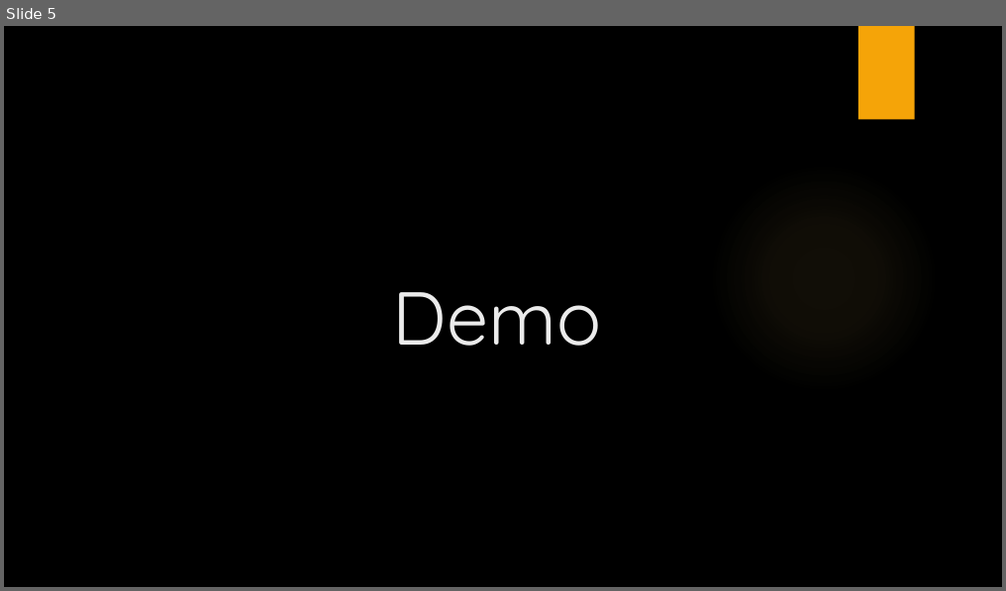
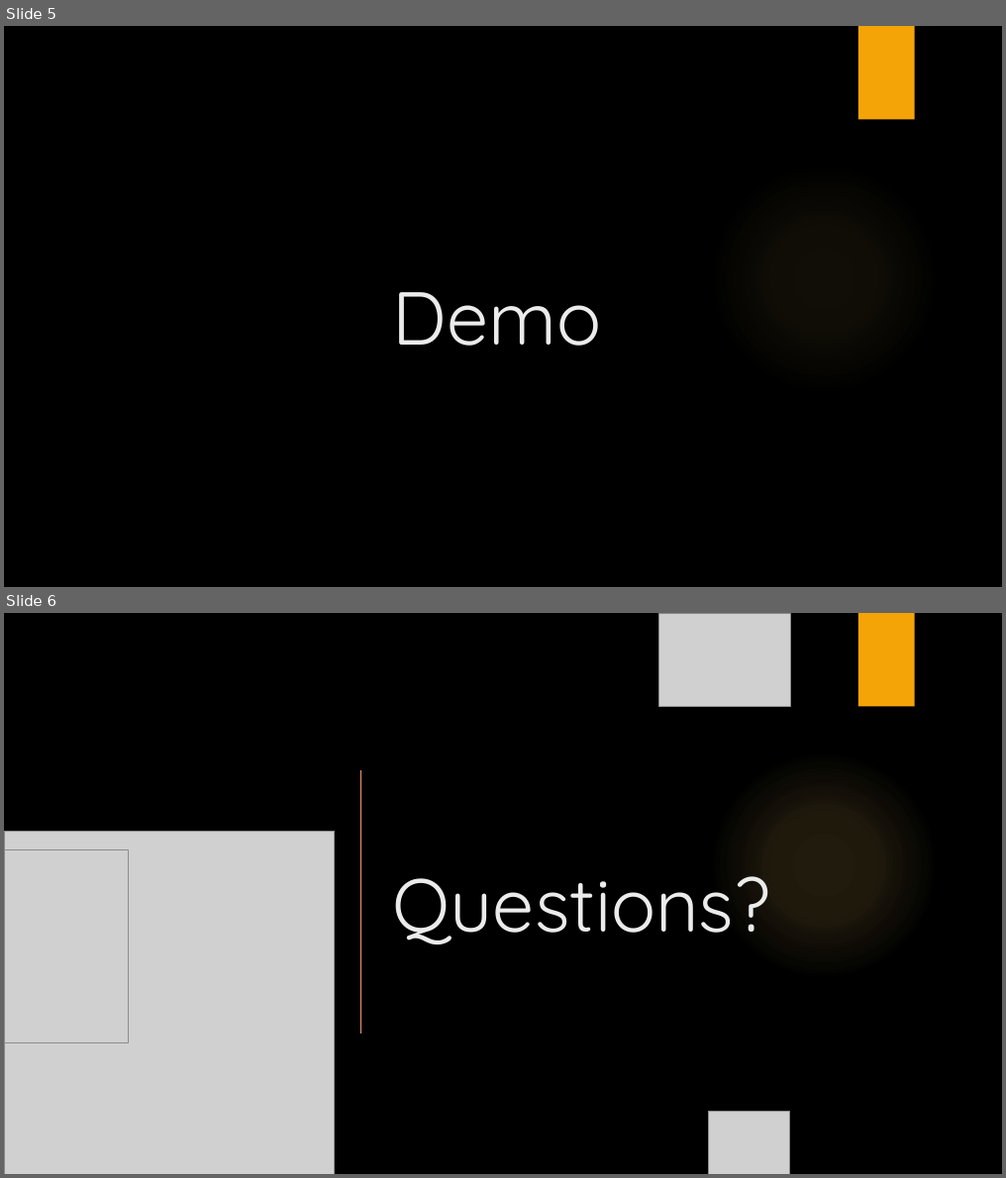
Before and after one commit to ntbova/AutoDJ, a slide deck: AutoDJ Pitch Presentation.pptx. Shown one above the other, each under a label of ours: slide 5 before the commit, slides 5 and 6 after it. The pictures are 1006x591 and 1006x1178 pixels, drawn with LibreOffice and Linux fonts; fonts in the diff are those of the drawing; grey boxes stand for pictures; background and template pictures are left out. Boxes give left, top, right and bottom in pixels: in the first picture for what was removed or moved away, otherwise in the second. Text is boxed around its words. In the diff, an @@ line names an element or a change of style, - is before the commit and + after.

```diff
--- a/AutoDJ Pitch Presentation.pptx
+++ b/AutoDJ Pitch Presentation.pptx
@@ slide 6 added at bbox=[4, 613, 1002, 1174], background picture (left out); not listed: 1 template element that a slide beside it also shows @@
@@ picture added at bbox=[659, 613, 790, 707] @@
@@ rectangle added at bbox=[858, 613, 915, 707], fill #F5A408 @@
@@ ellipse added at bbox=[709, 750, 939, 980], fill gradient #FAC96A @@
@@ line added from (360, 771) to (360, 1033), #F59B74 1.25 pt @@
@@ picture added at bbox=[4, 832, 334, 1174] @@
@@ picture added at bbox=[4, 850, 129, 1044] @@
@@ title added at bbox=[392, 876, 770, 945], 72 pt, text #EBEBEB @@
+Questions?
@@ picture added at bbox=[709, 1112, 790, 1174] @@
```
Also in this commit, not shown: 1 other slide added, 1 slide removed.
